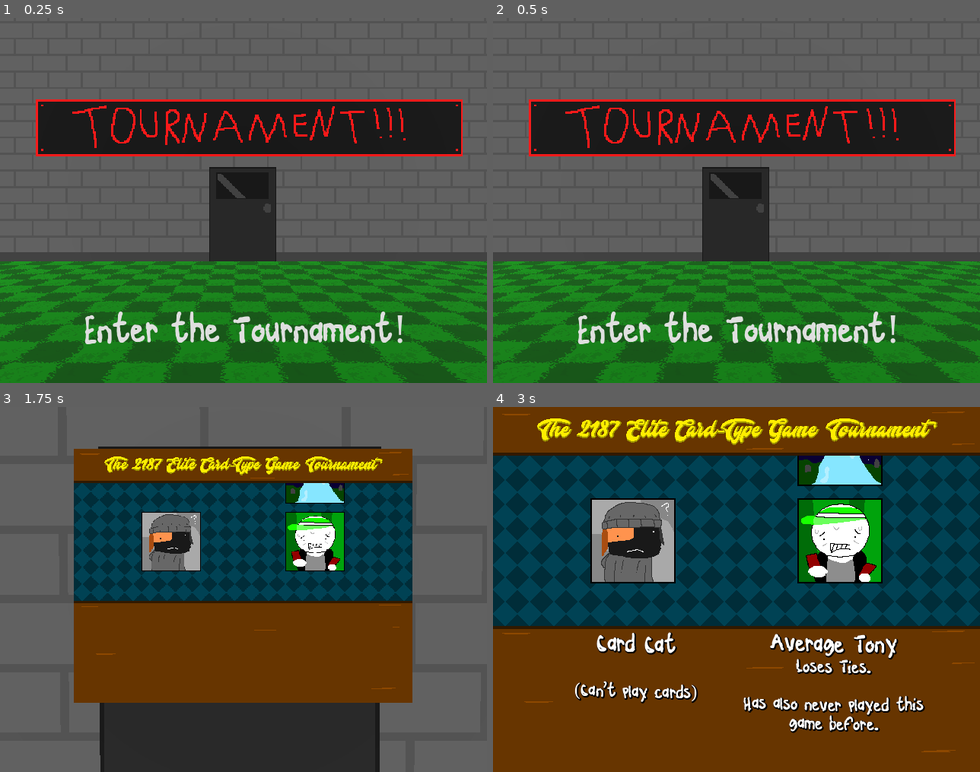
Above: before the commit, frames 1-4 (two rows, left to right).
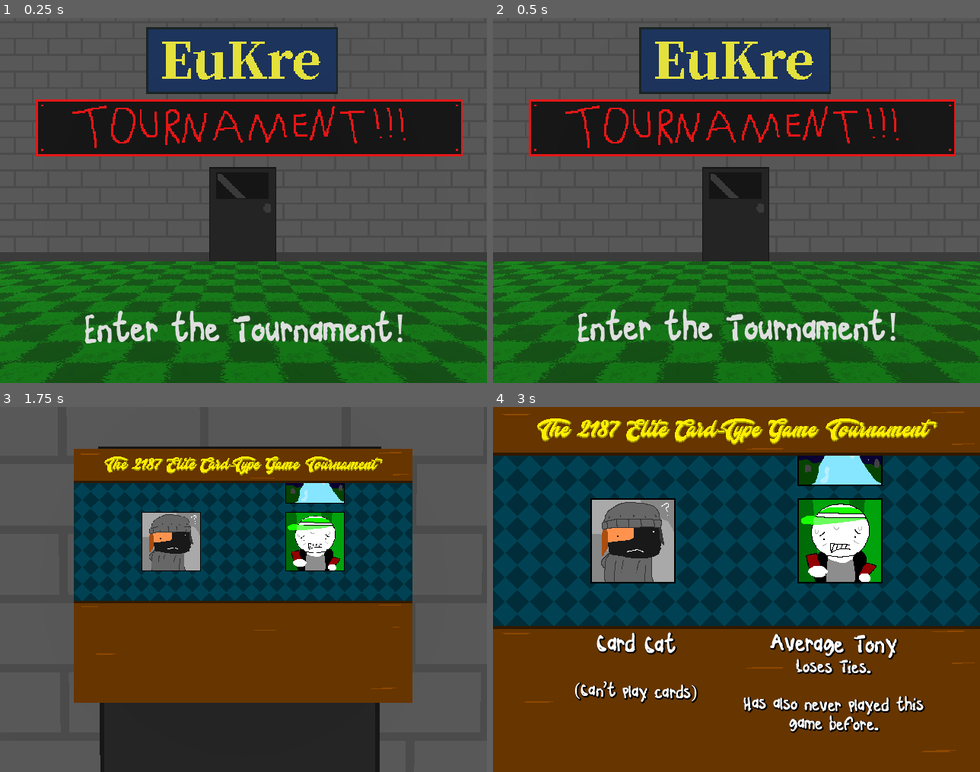
Above: after the commit, the same moments.

Repository: willslyman/kat-kards
Game: Godot game, scene res://scenes/main.tscn
Two runs of this game, one before a commit and one after it. Both use one fixed random seed, a clock stepped at 60 frames per second and the inputs below.
Inputs (mouse positions are in pixels of both pictures, inside the frame that each line leads up to):
- Up to frame 1 (0.25 s): no input
- Up to frame 2 (0.5 s): no input
- Up to frame 3 (1.75 s): click "Enter the Tournament!" at 0.5 s; tap Enter (debug) at 1.25 s; move the mouse to (350, 571) at 1.27 s; press the mouse at (350, 571) at 1.28 s
- Up to frame 4 (3 s): move the mouse to (639, 607) at 2.02 s; release the mouse at (639, 607) at 2.03 s; click (639, 607) at 2.1 s; move the mouse to (785, 509) at 2.77 s; press the mouse at (785, 509) at 2.78 s

The runs differ from the first frame. In frame 1, 7.9% of the frame differs, in the area x 17-83%, y 2-90%; in frame 2, 8.5%; in frame 3, less than 0.1%; in frame 4, nothing differs.

Commit message:
bob title text

Diff:
--- a/scenes/main.tscn
+++ b/scenes/main.tscn
@@ -61,6 +61,43 @@
 &"hide": SubResource("Animation_dp3eg")
 }
 
+[sub_resource type="Animation" id="Animation_fv21b"]
+resource_name = "bob"
+loop_mode = 1
+tracks/0/type = "value"
+tracks/0/imported = false
+tracks/0/enabled = true
+tracks/0/path = NodePath("Start:position")
+tracks/0/interp = 1
+tracks/0/loop_wrap = true
+tracks/0/keys = {
+"times": PackedFloat32Array(0, 0.5),
+"transitions": PackedFloat32Array(1, 1),
+"update": 0,
+"values": [Vector2(106.5, 376), Vector2(106.5, 373)]
+}
+
+[sub_resource type="Animation" id="Animation_tel4y"]
+length = 0.001
+tracks/0/type = "value"
+tracks/0/imported = false
+tracks/0/enabled = true
+tracks/0/path = NodePath("Start:position")
+tracks/0/interp = 1
+tracks/0/loop_wrap = true
+tracks/0/keys = {
+"times": PackedFloat32Array(0),
+"transitions": PackedFloat32Array(1),
+"update": 0,
+"values": [Vector2(106.5, 376)]
+}
+
+[sub_resource type="AnimationLibrary" id="AnimationLibrary_qkpxi"]
+_data = {
+&"RESET": SubResource("Animation_tel4y"),
+&"bob": SubResource("Animation_fv21b")
+}
+
 [sub_resource type="Animation" id="Animation_tipki"]
 length = 0.001
 tracks/0/type = "value"
@@ -900,6 +937,12 @@
 &"": SubResource("AnimationLibrary_gqmmt")
 }
 
+[node name="BobAnimation" type="AnimationPlayer" parent="Menu"]
+libraries = {
+&"": SubResource("AnimationLibrary_qkpxi")
+}
+autoplay = "bob"
+
 [node name="Camera3D" type="Camera3D" parent="."]
 transform = Transform3D(1, 0, 0, 0, 1, 0, 0, 0, 1, 0, 0.5, 12.27)
 
@@ -1187,7 +1230,8 @@
 surface_material_override/0 = SubResource("StandardMaterial3D_0ld40")
 
 [node name="DirectionalLight3D" type="DirectionalLight3D" parent="."]
-transform = Transform3D(0.8660254, 0.4330127, 0.25, -0.5, 0.75, 0.4330127, 0, -0.5, 0.8660254, 0, 0, 0)
+transform = Transform3D(0.8660254, 0.4330127, 0.25, -0.5, 0.75, 0.4330127, 0, -0.5, 0.8660254, 0, 10.30282, 18.109879)
+light_energy = 0.8
 
 [node name="Win" type="Control" parent="."]
 visible = false
--- a/scripts/main.gd
+++ b/scripts/main.gd
@@ -116,6 +116,7 @@
 
 
 func _on_start_pressed() -> void:
+	$Menu/BobAnimation.stop()
 	$Menu/AnimationPlayer.play("hide")
 	$Camera3D/AnimationPlayer.play("intro")
 
Not shown: 1 places in scenes/main.tscn that only renumber resources
Binary file added: textures/Trash.png
Not shown, added: textures/Trash.png.import
Binary file changed: textures/menu.png
